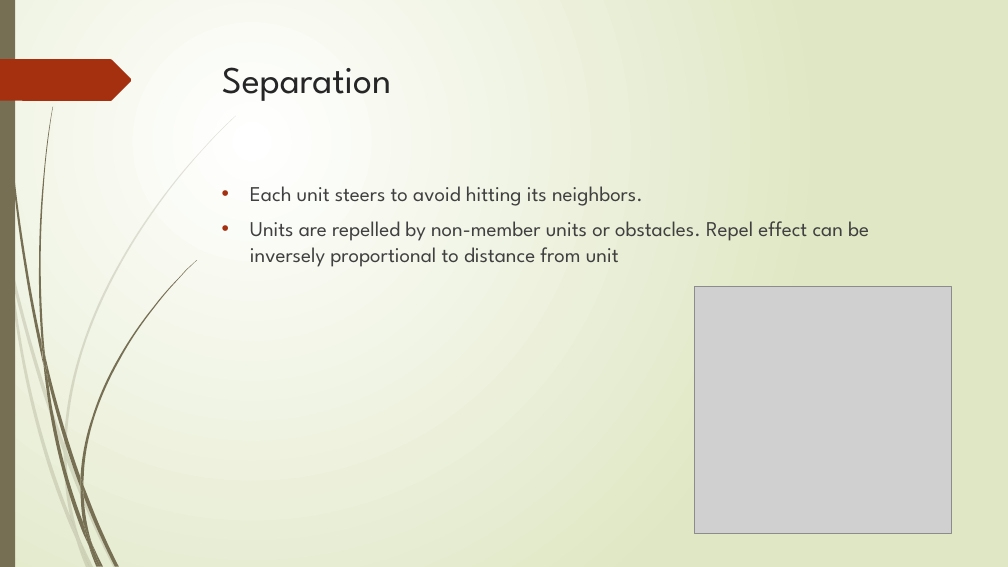
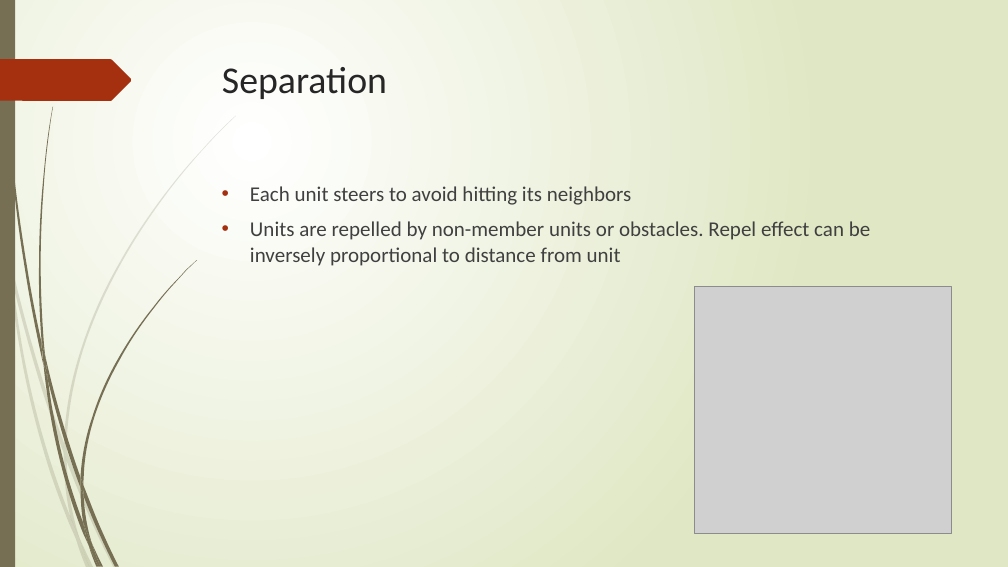
Before and after one commit to NattyBumppo/flockingdemo, a slide deck: slide 9 of flocking.pptx. Drawn at 1008x567 pixels with LibreOffice and Linux fonts; fonts in the diff are those of the drawing; grey boxes stand for pictures. Boxes give left, top, right and bottom in pixels: in the first picture for what was removed or moved away, otherwise in the second. Text is boxed around its words. In the diff, an @@ line names an element or a change of style, - is before the commit and + after.

```diff
--- a/flocking.pptx
+++ b/flocking.pptx
@@ title "Separation" at bbox=[222, 67, 387, 99]: font League Spartan to Calibri @@
@@ text at bbox=[250, 186, 632, 205]: text changed; font League Spartan to Calibri @@
-• Each unit steers to avoid hitting its neighbors.
+• Each unit steers to avoid hitting its neighbors
@@ text at bbox=[250, 221, 870, 266]: font League Spartan to Calibri in "Units are repelled by non-member units or ..." @@
```
Also in this commit, not shown: 18 other slides changed, 3 slides removed, 2 other files.
